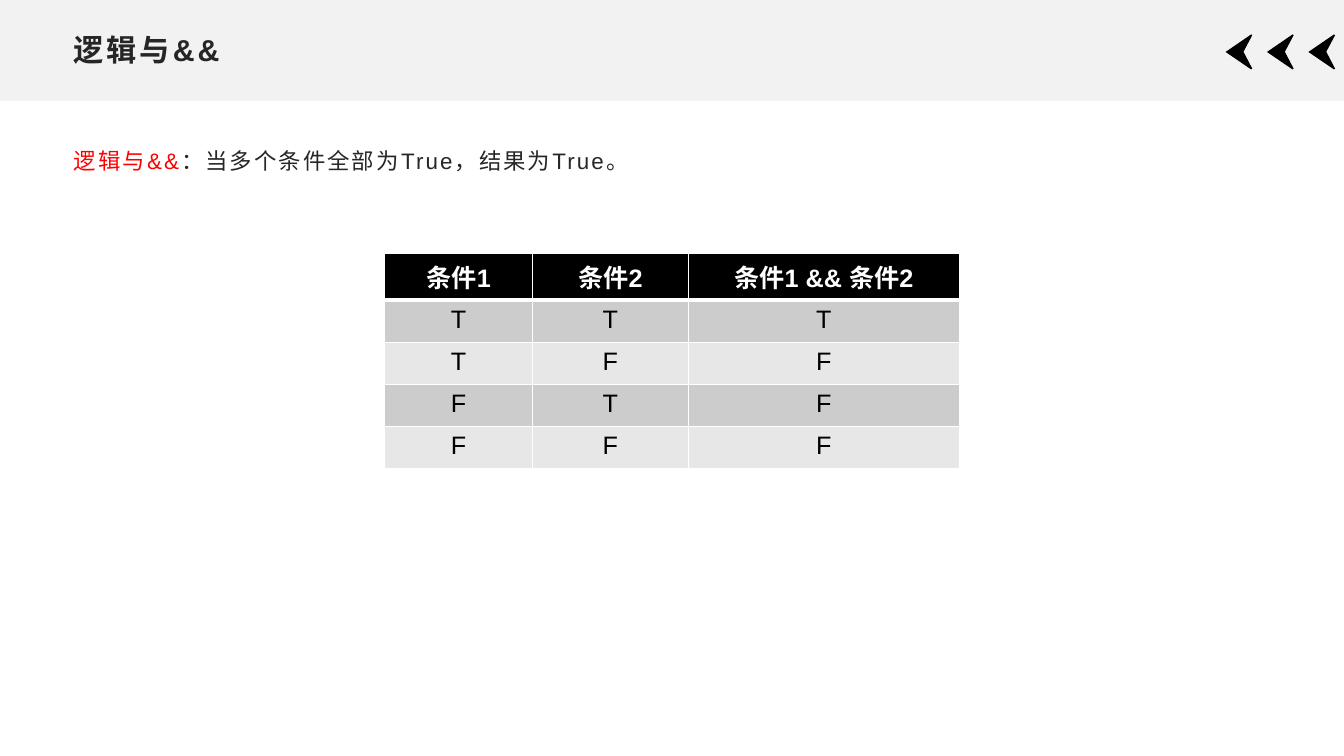
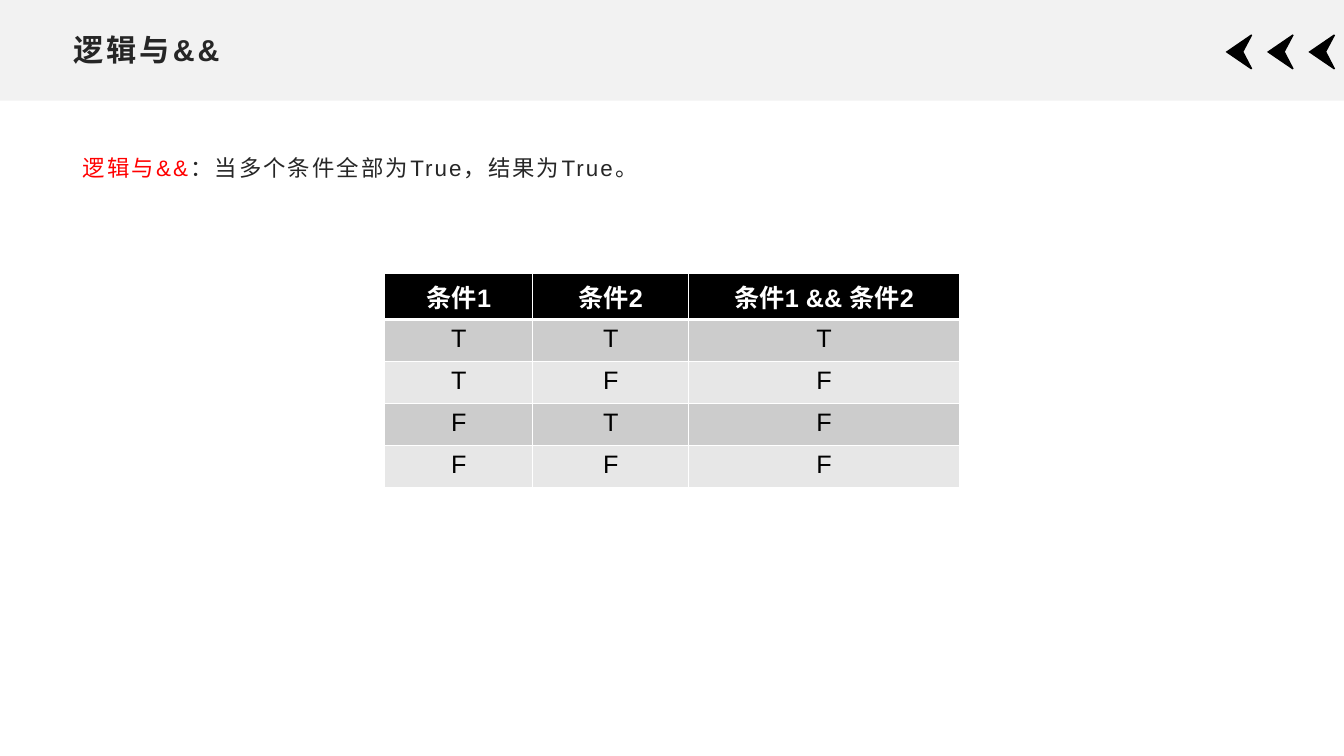
Before and after one commit to xdai02/C, a slide deck: slide 6 of slides/Chapter2.pptx. Drawn at 1344x756 pixels with LibreOffice and Linux fonts; fonts in the diff are those of the drawing. Boxes give left, top, right and bottom in pixels: in the first picture for what was removed or moved away, otherwise in the second. Text is boxed around its words. In the diff, an @@ line names an element or a change of style, - is before the commit and + after.

```diff
--- a/slides/Chapter2.pptx
+++ b/slides/Chapter2.pptx
@@ text "逻辑与&&：当多个条件全部为True，结果为True。": place and size @@
-text "逻辑与&&：当多个条件全部为True，结果为True。" at bbox=[74, 150, 628, 171]
+text "逻辑与&&：当多个条件全部为True，结果为True。" at bbox=[83, 157, 637, 178]
@@ table: place and size @@
-table at bbox=[384, 254, 960, 464]
+table at bbox=[385, 273, 961, 483]
```
Also in this commit, not shown: 11 other slides changed, 2 other files.
